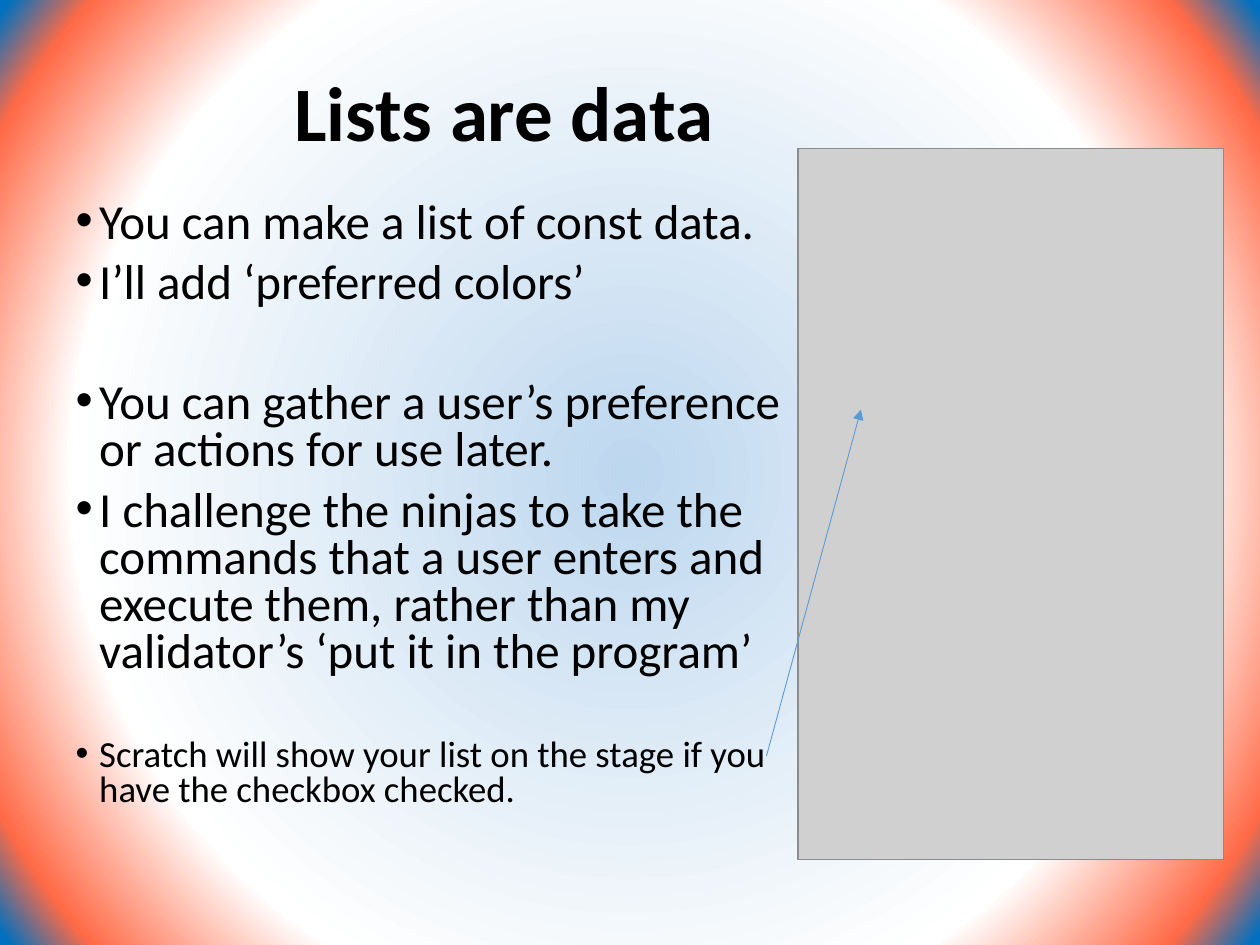
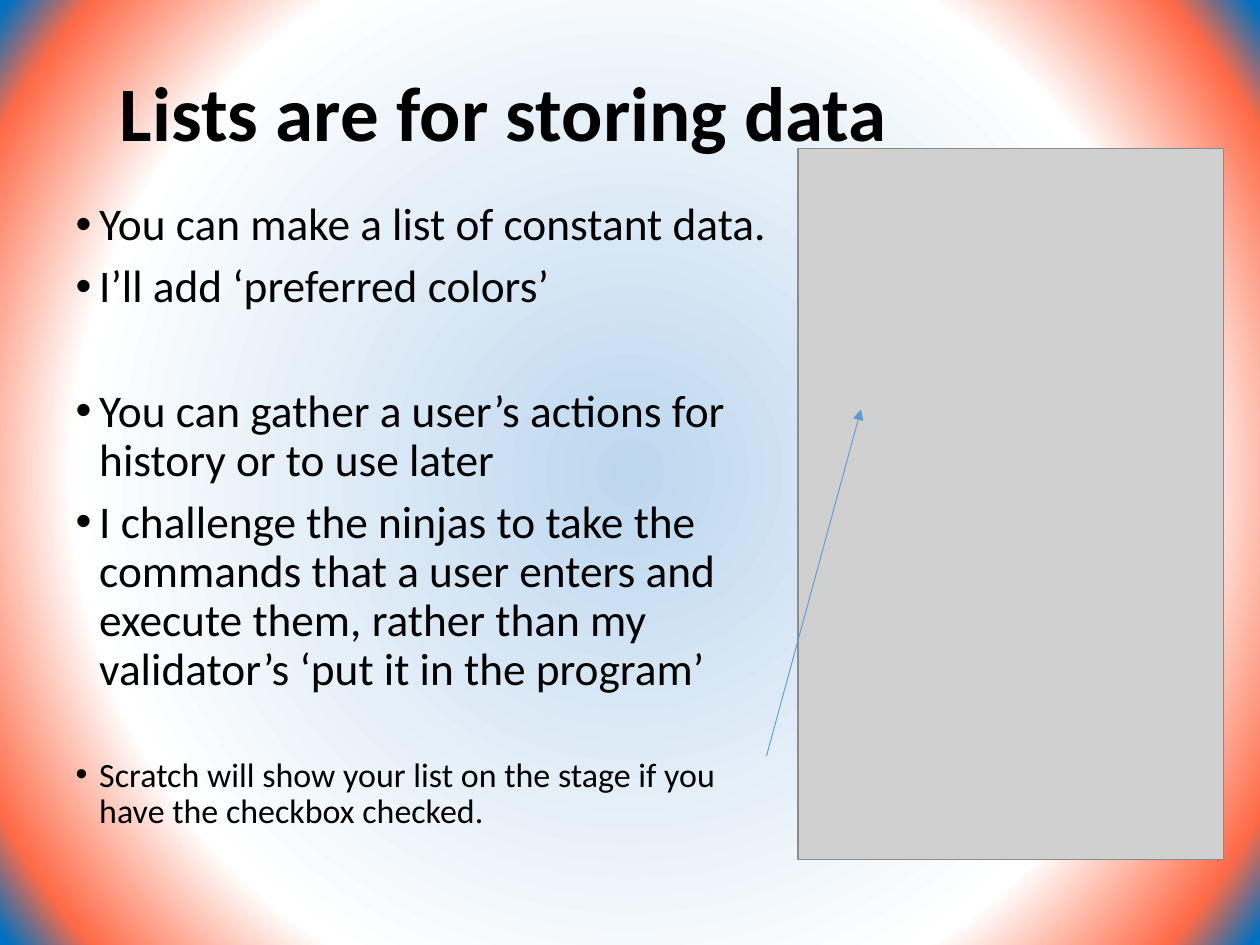
Before and after one commit to CoderDojoSV/scratch-series, a slide deck: slide 6 of Beyond Scratch Basics week2.pptx. Drawn at 1260x945 pixels with LibreOffice and Linux fonts; fonts in the diff are those of the drawing; grey boxes stand for pictures. Boxes give left, top, right and bottom in pixels: in the first picture for what was removed or moved away, otherwise in the second. Text is boxed around its words. In the diff, an @@ line names an element or a change of style, - is before the commit and + after.

```diff
--- a/Beyond Scratch Basics week2.pptx
+++ b/Beyond Scratch Basics week2.pptx
@@ title at [120, 77, 887, 159]: text changed @@
-Lists are data
+Lists are for storing data
@@ text at [99, 208, 766, 241]: text changed; size 28 to 25.9 pt @@
-• You can make a list of const data.
+• You can make a list of constant data.
@@ text at [99, 269, 715, 824]: size 28 to 25.9 pt in "I’ll add ‘preferred colors’", "I challenge the ninjas to take the ..."; size 21 to 19.4 pt in "Scratch will show your list on the ..."; line spacing 0.8 to 0.9 @@
@@ text at [99, 395, 725, 484]: text changed; size 28 to 25.9 pt @@
-• You can gather a user’s preference or actions for use later.
+• You can gather a user’s actions for history or to use later
```
Also in this commit, not shown: 6 other slides changed.
